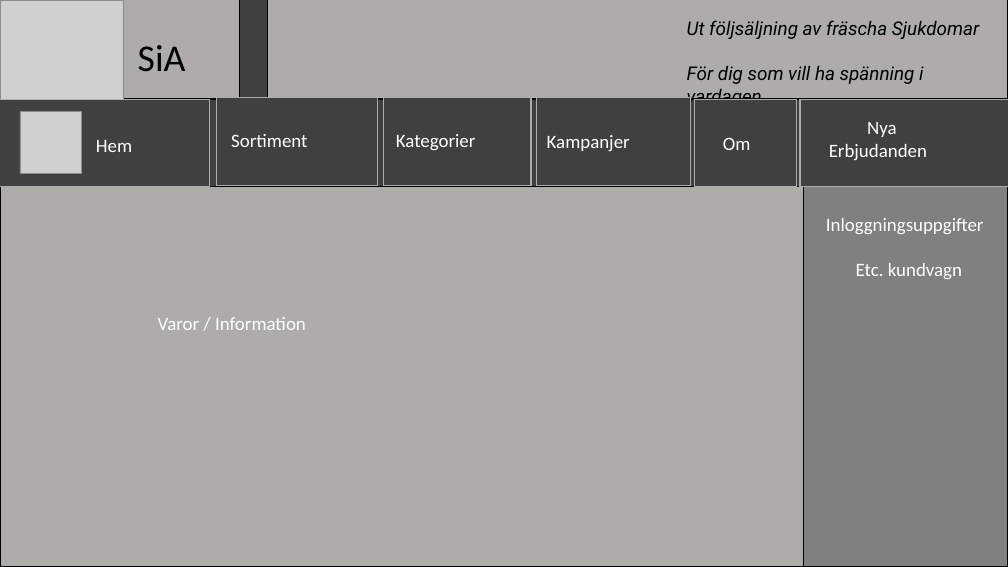
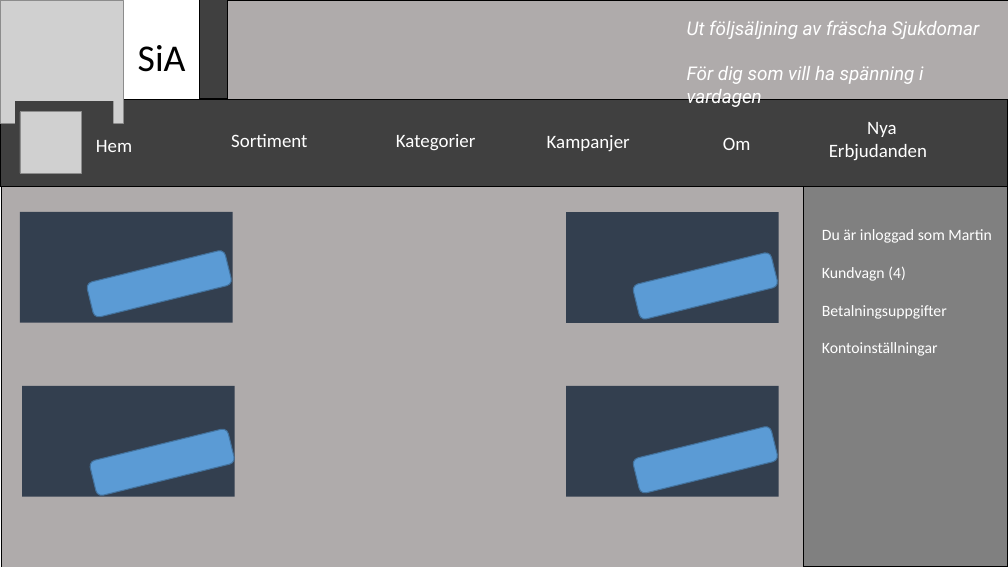
Before and after one commit to GalaxyO/Martin-R, a slide deck: slide 1 of slutprojekt/skisser och mockups/Mockup.pptx. Drawn at 1008x567 pixels with LibreOffice and Linux fonts; fonts in the diff are those of the drawing; grey boxes stand for pictures. Boxes give left, top, right and bottom in pixels: in the first picture for what was removed or moved away, otherwise in the second. Text is boxed around its words. In the diff, an @@ line names an element or a change of style, - is before the commit and + after.

Commit message:
Mockupen avslutad

```diff
--- a/slutprojekt/skisser och mockups/Mockup.pptx
+++ b/slutprojekt/skisser och mockups/Mockup.pptx
@@ rectangle: place and size @@
-rectangle at [240,0,268,99]
+rectangle at [200,0,228,99]
@@ rectangle at [224,0,1008,567]: rotation 0 to 90 degrees @@
@@ text "Ut följsäljning av fräscha Sjukdomar" at [687,21,979,84]: text colour #000000 to #FFFFFF @@
@@ rectangle removed at [0,99,210,186] @@
@@ rectangle added at [15,101,113,138], fill #404040 @@
@@ rectangle removed at [217,98,377,185] @@
@@ rectangle removed at [384,98,532,185] @@
@@ rectangle removed at [537,98,690,185] @@
@@ rectangle removed at [694,99,797,186] @@
@@ rectangle removed at [800,99,1008,186] @@
@@ rectangle: place and size @@
-rectangle at [0,186,1008,567]
+rectangle at [2,178,1008,567]
@@ rectangle added at [20,212,232,323], fill #333F50 @@
@@ rectangle added at [566,212,779,324], fill #333F50 @@
@@ text added at [822,229,992,356], 15 pt, text #FFFFFF @@
+Du är inloggad som Martin
+Kundvagn (4)
+Betalningsuppgifter
+Kontoinställningar
@@ text removed at [826,218,984,279] @@
-Inloggningsuppgifter
-Etc. kundvagn
@@ rounded rectangle added at [86,250,233,318], fill #5B9BD5, outline #43739E 1 pt @@
@@ rounded rectangle added at [632,251,779,320], fill #5B9BD5, outline #43739E 1 pt @@
@@ text removed at [158,317,306,330] @@
-Varor / Information
@@ rectangle added at [22,386,234,497], fill #333F50 @@
@@ rectangle added at [566,386,779,498], fill #333F50 @@
@@ rounded rectangle added at [89,428,235,497], fill #5B9BD5, outline #43739E 1 pt @@
@@ rounded rectangle added at [632,426,779,494], fill #5B9BD5, outline #43739E 1 pt @@
```
